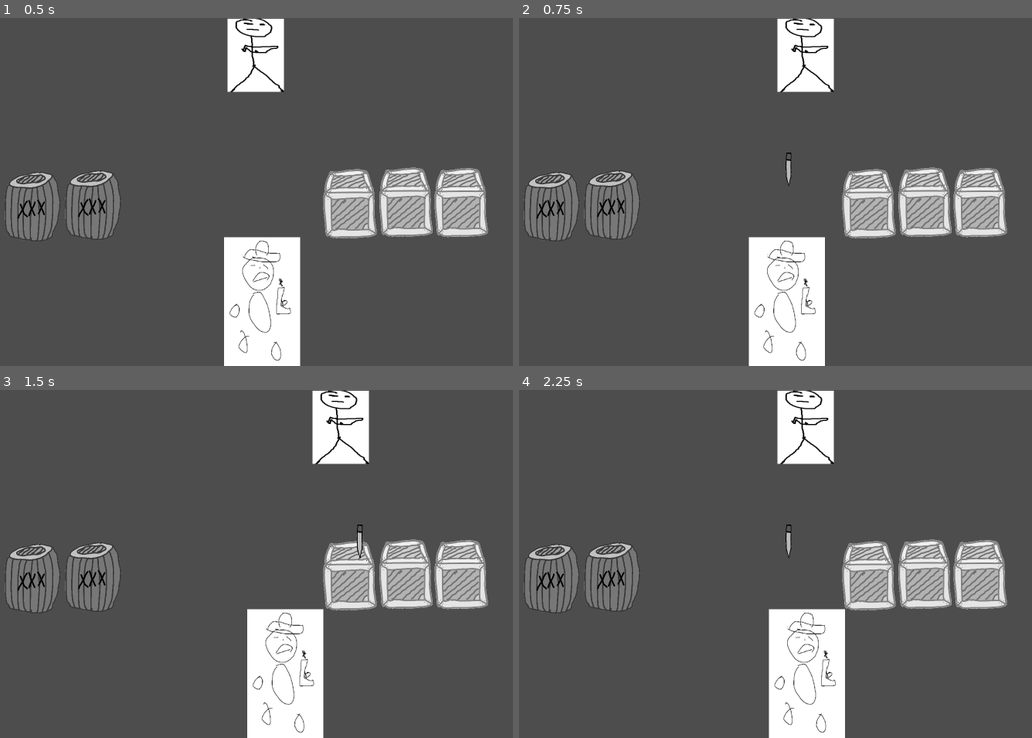
Above: before the commit, frames 1-4 (two rows, left to right).
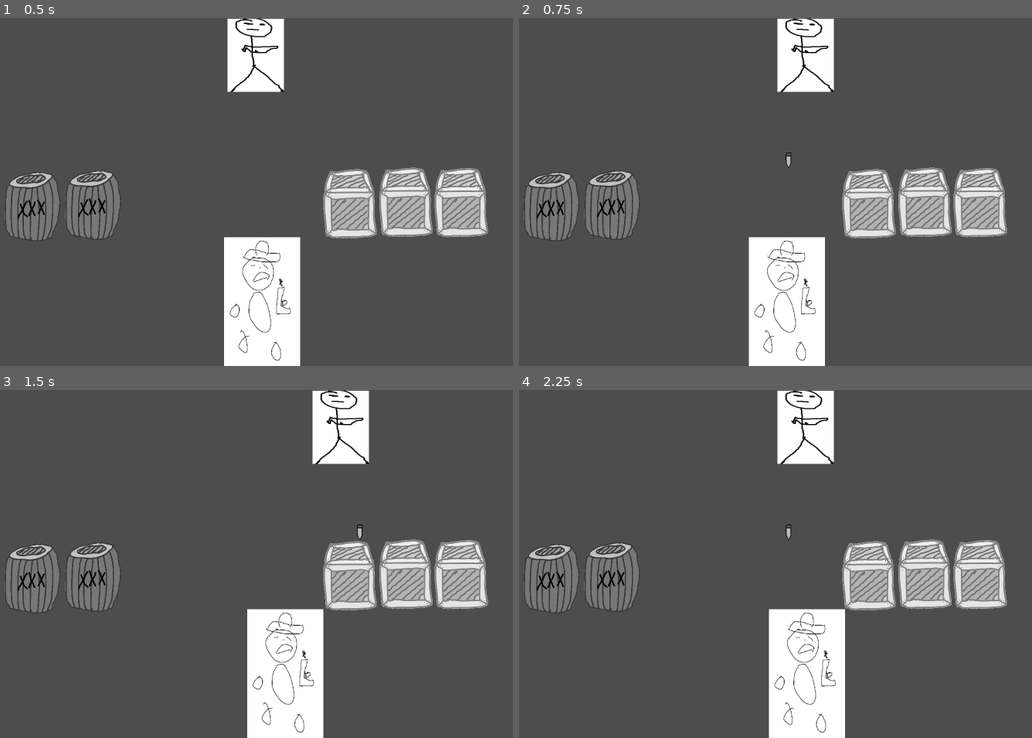
Above: after the commit, the same moments.

Repository: NihalBAnand/LD54
Game: Godot game, scene res://Scenes/shooter.tscn
The game is run twice, just before and just after one commit, with the same random seed, the same clock (stepped at 60 frames per second) and the same inputs.
Inputs:
- Up to frame 1 (0.5 s): no input
- Up to frame 2 (0.75 s): hold D (player_right) from 0.53 s (still down); tap Space (shoot) at 0.6 s
- Up to frame 3 (1.5 s): release D (player_right) at 1.28 s; hold A (player_left) from 1.28 s (still down); tap Space (shoot) at 1.35 s
- Up to frame 4 (2.25 s): release A (player_left) at 2.03 s; hold D (player_right) from 2.03 s (still down); tap Space (shoot) at 2.1 s

Frame 1 is identical in both runs. In frame 2, less than 0.1% of the frame differs, in the area x 51-54%, y 38-49%; in frame 3, less than 0.1%, in the area x 69-71%, y 38-49%; in frame 4, less than 0.1%.

Commit message:
Added tumbleweed and adjusted bullet size

Diff:
--- a/assets/prefabs/enemyBullet.tscn
+++ b/assets/prefabs/enemyBullet.tscn
@@ -4,20 +4,20 @@
 [ext_resource type="Texture2D" uid="uid://bt77mq53fq2gi" path="res://assets/Art/Bullet.png" id="2_wurk1"]
 
 [sub_resource type="RectangleShape2D" id="RectangleShape2D_nuwia"]
-size = Vector2(96.0869, 12)
+size = Vector2(44, 13.6379)
 
 [node name="enemybullet" type="Area2D" groups=["bullet"]]
 scale = Vector2(0.25, 0.25)
 script = ExtResource("1_5r3wa")
 
 [node name="Sprite2D" type="Sprite2D" parent="."]
-position = Vector2(1.36223, -47.0869)
+position = Vector2(1.36233, -18.4641)
 rotation = -1.5708
-scale = Vector2(0.652174, 0.267241)
+scale = Vector2(0.270537, 0.267241)
 texture = ExtResource("2_wurk1")
 
 [node name="CollisionShape2D" type="CollisionShape2D" parent="."]
-position = Vector2(0.362232, -48.0434)
+position = Vector2(1.18106, -18)
 rotation = 1.5708
 shape = SubResource("RectangleShape2D_nuwia")
 
--- a/assets/prefabs/playerBullet.tscn
+++ b/assets/prefabs/playerBullet.tscn
@@ -4,20 +4,20 @@
 [ext_resource type="Texture2D" uid="uid://bt77mq53fq2gi" path="res://assets/Art/Bullet.png" id="2_p84tj"]
 
 [sub_resource type="RectangleShape2D" id="RectangleShape2D_nuwia"]
-size = Vector2(98, 12)
+size = Vector2(44.0869, 13.6377)
 
 [node name="bullet" type="Area2D" groups=["bullet"]]
 scale = Vector2(0.25, 0.25)
 script = ExtResource("1_oncu3")
 
 [node name="Sprite2D" type="Sprite2D" parent="."]
-position = Vector2(1.36223, 48.9131)
+position = Vector2(1.36233, 22.3198)
 rotation = 1.5708
-scale = Vector2(0.652174, 0.267241)
+scale = Vector2(0.297596, 0.267241)
 texture = ExtResource("2_p84tj")
 
 [node name="CollisionShape2D" type="CollisionShape2D" parent="."]
-position = Vector2(0.362227, 48.9131)
+position = Vector2(1.18116, 21.9566)
 rotation = 1.5708
 shape = SubResource("RectangleShape2D_nuwia")
 
Not shown: 1 places in Scenes/shooter.tscn that only renumber resources
Binary file added: assets/Art/tumble.png
Not shown, added: assets/Art/tumble.png.import
